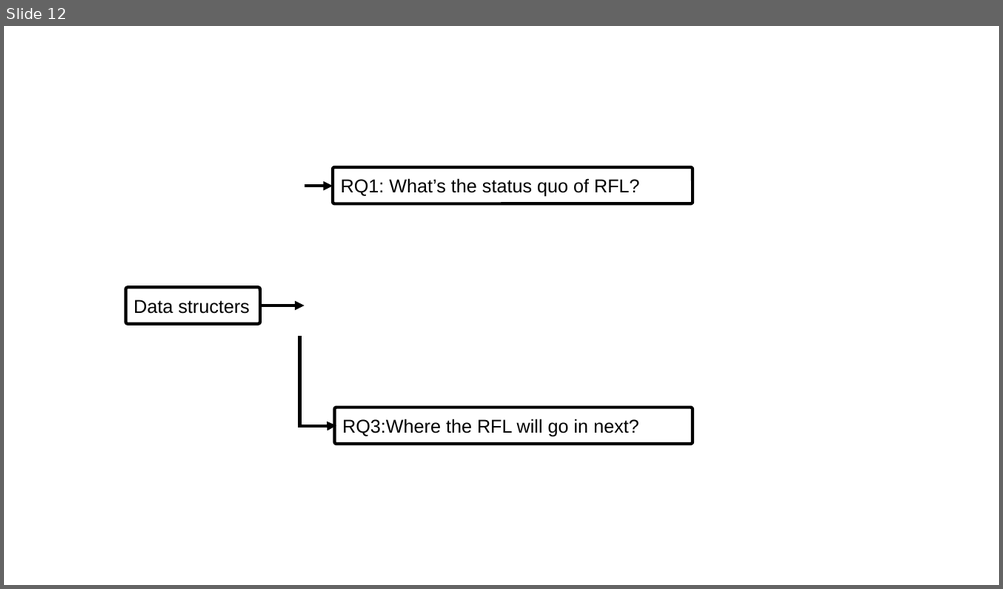
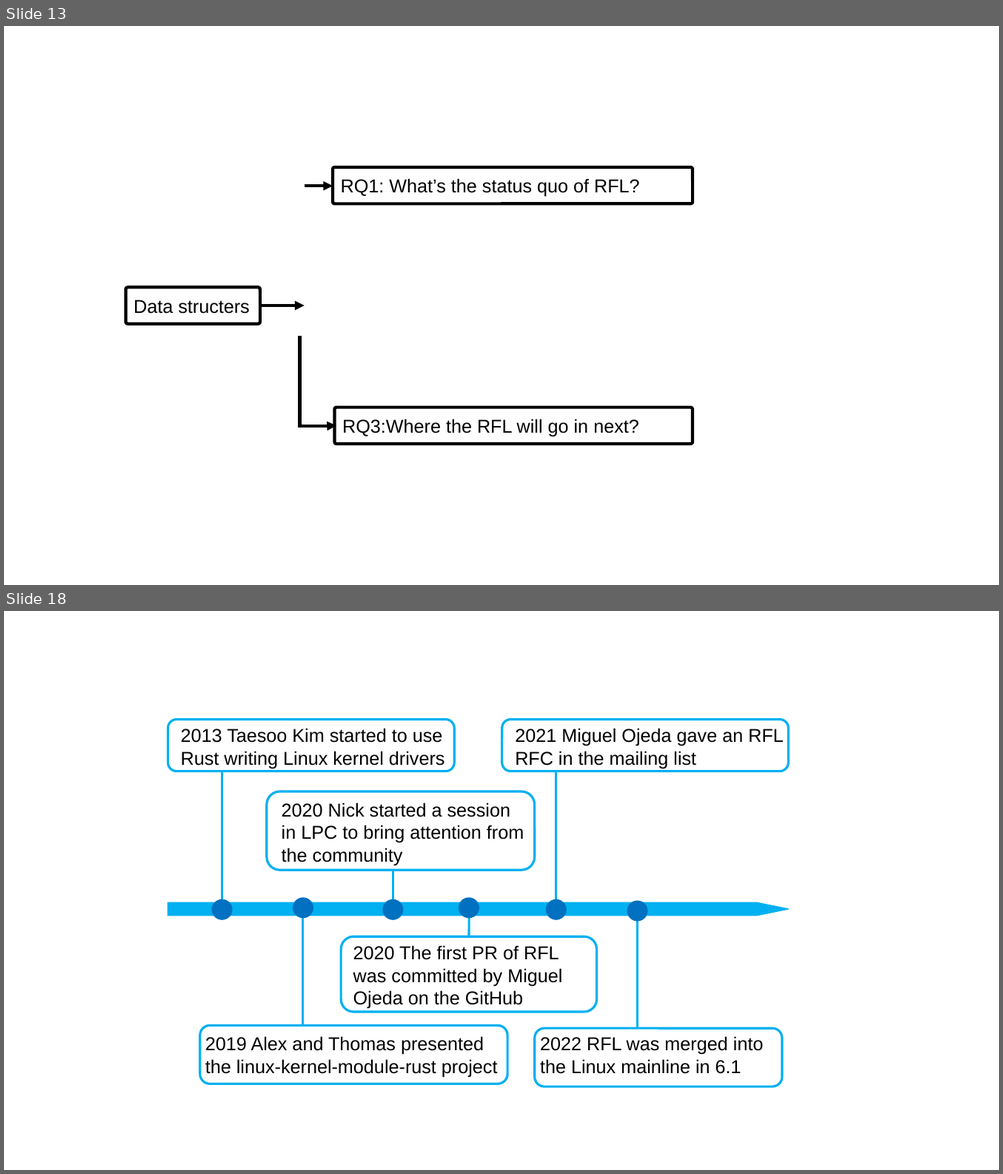
Before and after one commit to Richardhongyu/rfl_empirical_tools, a slide deck: rfl_empirical_study [自动保存的].pptx. Shown one above the other, each under a label of ours: slide 12 before the commit, slides 13 and 18 after it; the slides between them are not shown. The pictures are 1003x589 and 1003x1174 pixels, drawn with LibreOffice and Linux fonts; fonts in the diff are those of the drawing. Boxes give left, top, right and bottom in pixels: in the first picture for what was removed or moved away, otherwise in the second. Text is boxed around its words. In the diff, an @@ line names an element or a change of style, - is before the commit and + after.

```diff
--- a/rfl_empirical_study [自动保存的].pptx
+++ b/rfl_empirical_study [自动保存的].pptx
@@ slide 18 added at (x1=4, y1=611, x2=999, y2=1170), background #FFFFFF @@
@@ group added at (x1=168, y1=719, x2=788, y2=1087): 6 lines, 6 rounded rectangles, 6 ellipses, 6 texts, 1 pentagon arrow @@
+290
+2013 Taesoo Kim started to use Rust writing Linux kernel drivers
+290
+2019 Alex and Thomas presented the linux-kernel-module-rust project
+290
+290
+2020 Nick started a session in LPC to bring attention from the community
+2020 The first PR of RFL was committed by Miguel Ojeda on the GitHub
+290
+2021 Miguel Ojeda gave an RFL RFC in the mailing list
+290
+2022 RFL was merged into the Linux mainline in 6.1
@@ what was slide 12 is now slide 13 @@
```
Also in this commit, not shown: 1 slide changed, 6 other slides added, 25 other files.
